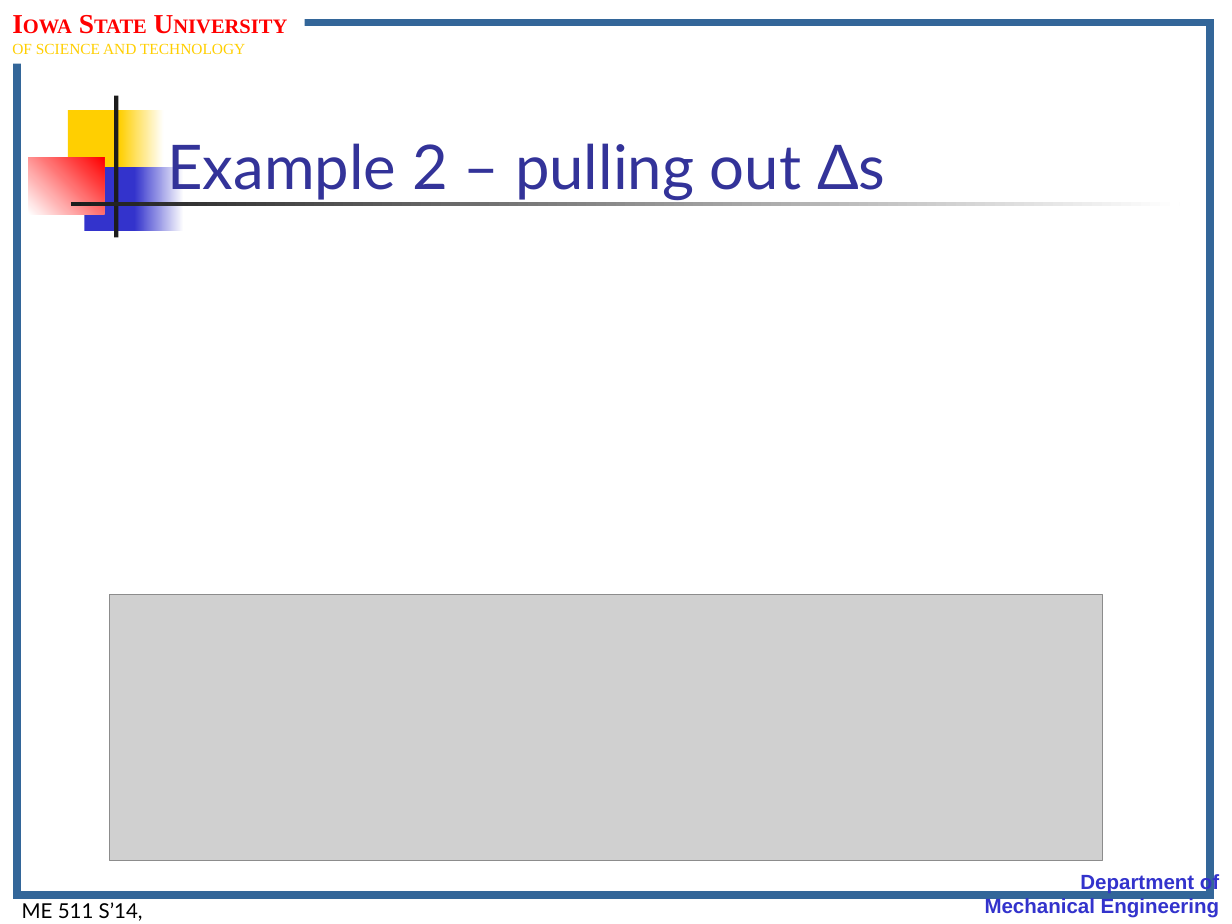
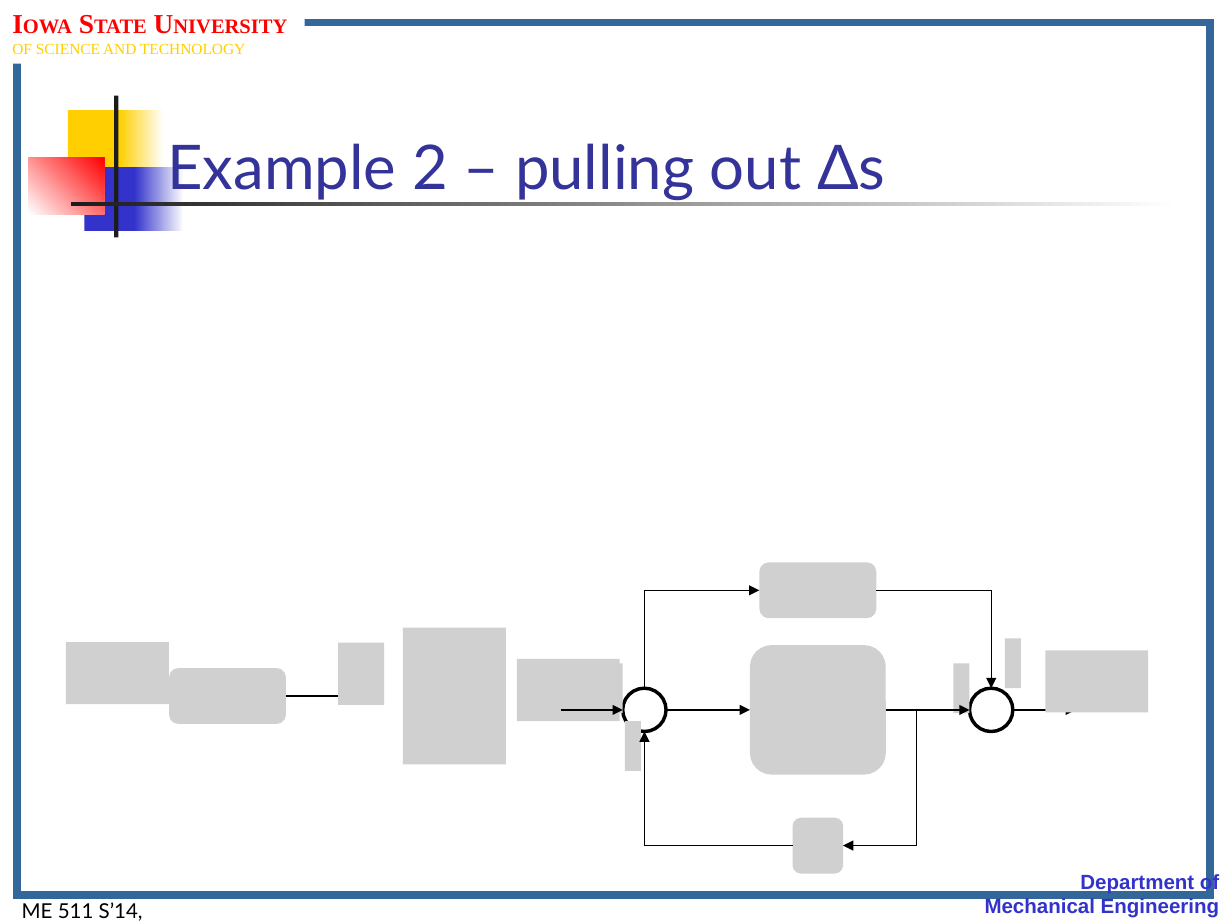
Before and after one commit to jasonnicholson/ME_511_Spring_2014_Lectures, a slide deck: slide 21 of me511_S14__Lect.Notes_Set17.pptm. Drawn at 1232x924 pixels with LibreOffice and Linux fonts; fonts in the diff are those of the drawing; grey boxes stand for pictures; background and template pictures are left out. Boxes give left, top, right and bottom in pixels: in the first picture for what was removed or moved away, otherwise in the second. Text is boxed around its words. In the diff, an @@ line names an element or a change of style, - is before the commit and + after.

```diff
--- a/me511_S14__Lect.Notes_Set17.pptm
+++ b/me511_S14__Lect.Notes_Set17.pptm
@@ picture removed at [110, 595, 1103, 861] @@
@@ picture added at [403, 627, 506, 764] @@
@@ group added at [67, 642, 384, 723]: 3 pictures, 2 arrows @@
@@ picture added at [517, 659, 621, 721] @@
@@ group added at [561, 562, 1149, 873]: 8 pictures, 4 elbow arrows, 4 arrows, 2 ellipses @@
```
Also in this commit, not shown: 10 other slides changed, 3 slides added, 3 slides removed, 2 other files.
